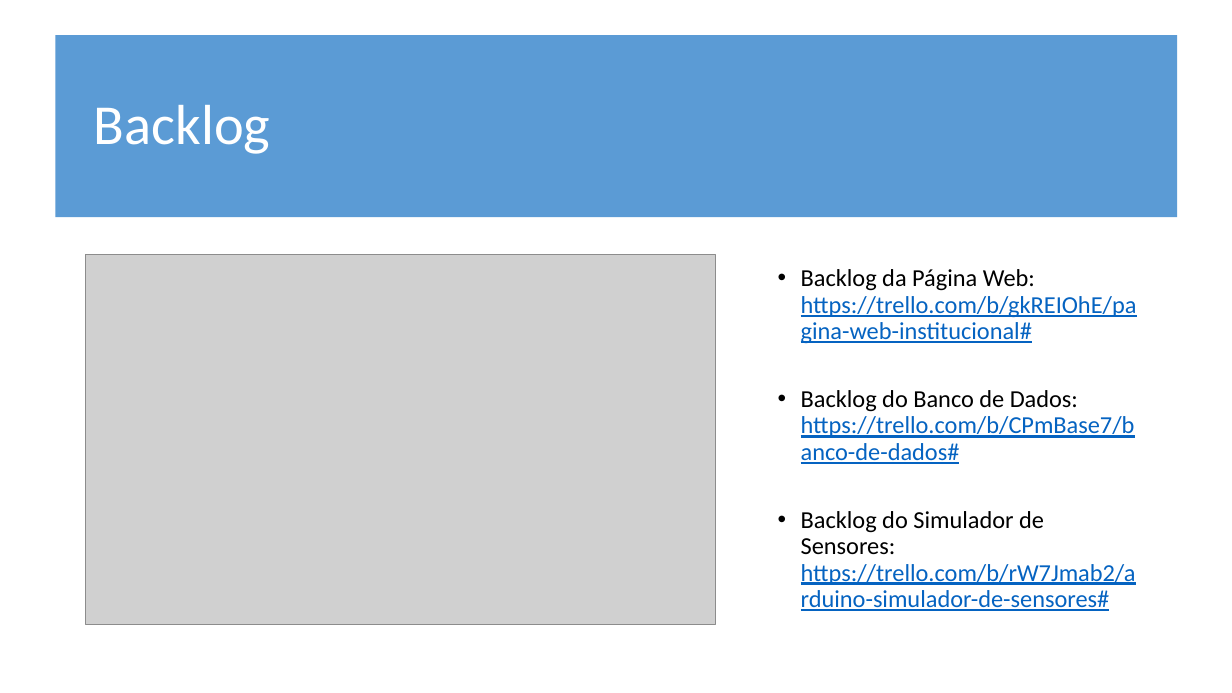
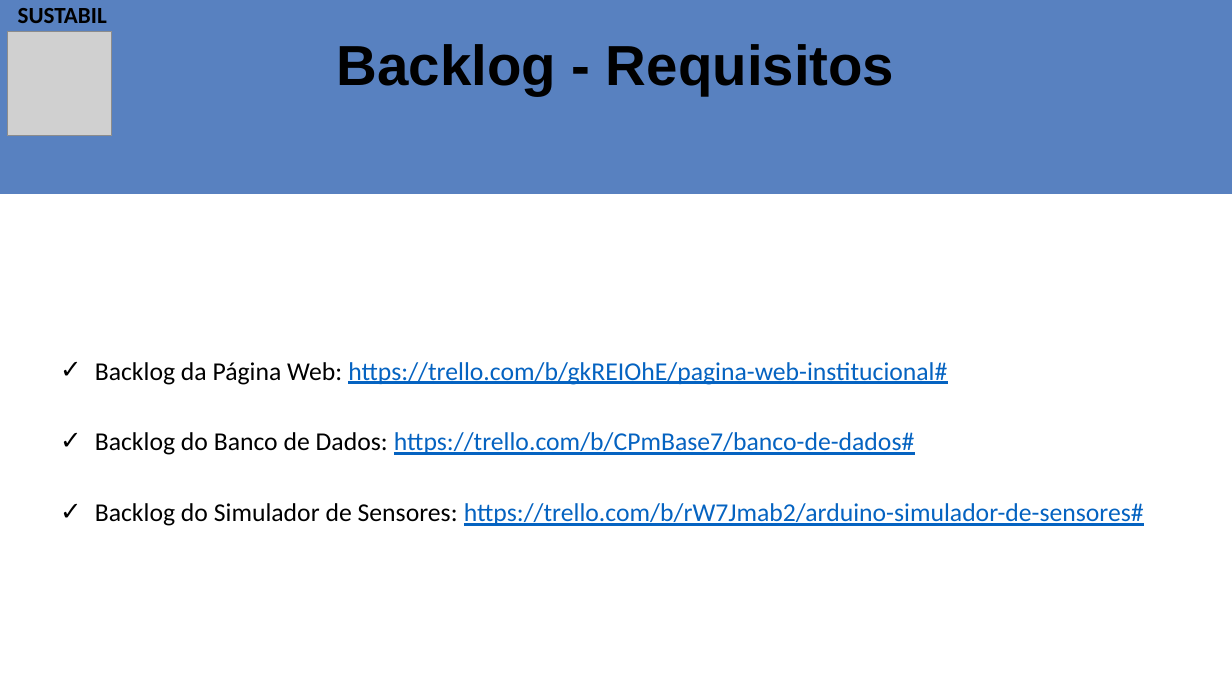
Before and after one commit to franklin-silva41/PROJETO-SENSOR-DE-UMIDADE, a slide deck: slide 7 of SUSTABIL - Apresentação real.pptx. Drawn at 1232x693 pixels with LibreOffice and Linux fonts; fonts in the diff are those of the drawing; grey boxes stand for pictures. Boxes give left, top, right and bottom in pixels: in the first picture for what was removed or moved away, otherwise in the second. Text is boxed around its words. In the diff, an @@ line names an element or a change of style, - is before the commit and + after.

```diff
--- a/SUSTABIL - Apresentação real.pptx
+++ b/SUSTABIL - Apresentação real.pptx
@@ rectangle: place and size @@
-rectangle at bbox=[55, 35, 1177, 217]
+rectangle at bbox=[0, 0, 1232, 194]
@@ rectangle at bbox=[0, 0, 1232, 194]: fill #5B9BD5 to #5881C0; outline none to #5881C0 1 pt @@
@@ text added at bbox=[18, 8, 107, 23], 18 pt, text #000000, bold @@
+SUSTABIL
@@ picture added at bbox=[7, 31, 112, 136] @@
@@ text at bbox=[336, 44, 894, 95]: text changed; font Calibri to Arial; text colour #FFFFFF to #000000; bold on @@
-Backlog
+Backlog - Requisitos
@@ text "Backlog da Página Web: https://trello.com/b/gkREIOhE/pagina- ...": place and size @@
-text "Backlog da Página Web: https://trello.com/b/gkREIOhE/pagina- ..." at bbox=[801, 269, 1137, 611]
+text "Backlog da Página Web: https://trello.com/b/gkREIOhE/pagina- ..." at bbox=[95, 362, 1144, 526]
@@ text "Backlog da Página Web: https://trello.com/b/gkREIOhE/pagina- ..." at bbox=[95, 362, 1144, 526]: size 19 to 20 pt; bullet • to ✓ @@
@@ picture removed at bbox=[85, 254, 715, 624] @@
```
Also in this commit, not shown: 12 other slides changed, 6 slides added, 3 slides removed.
